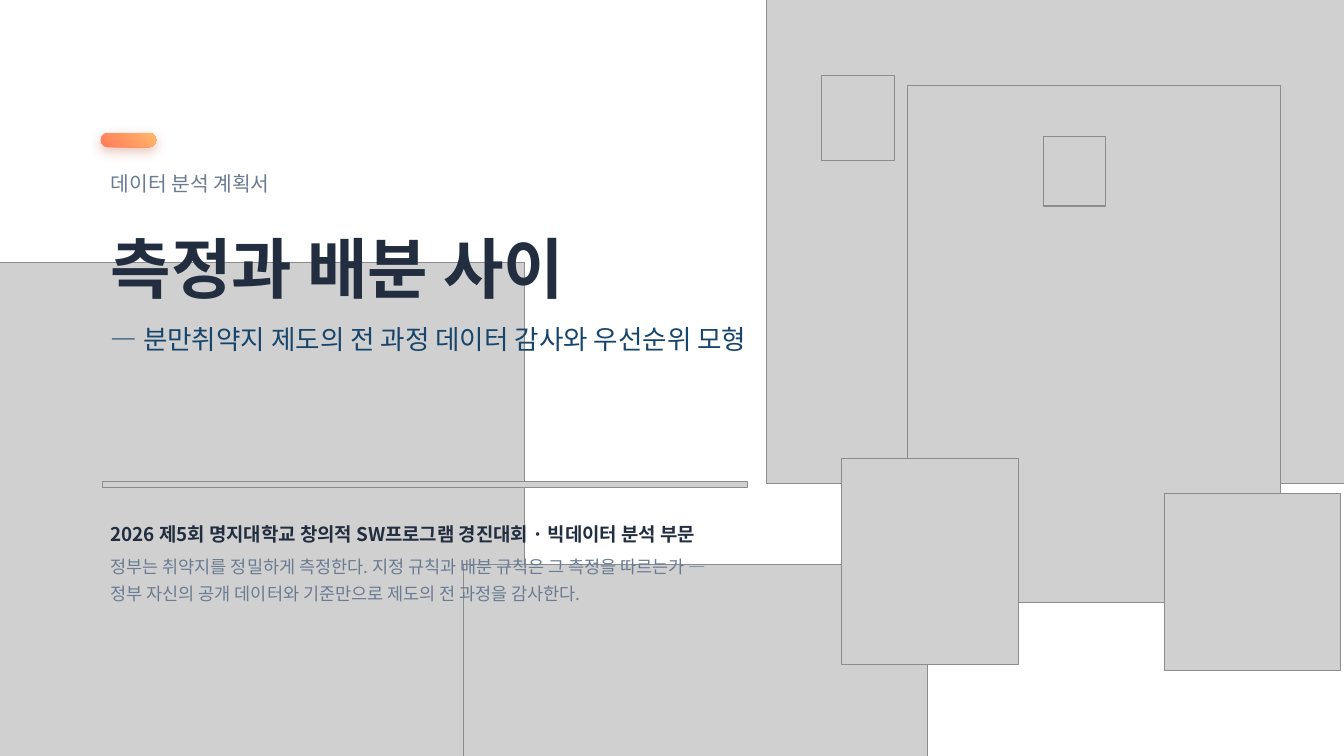
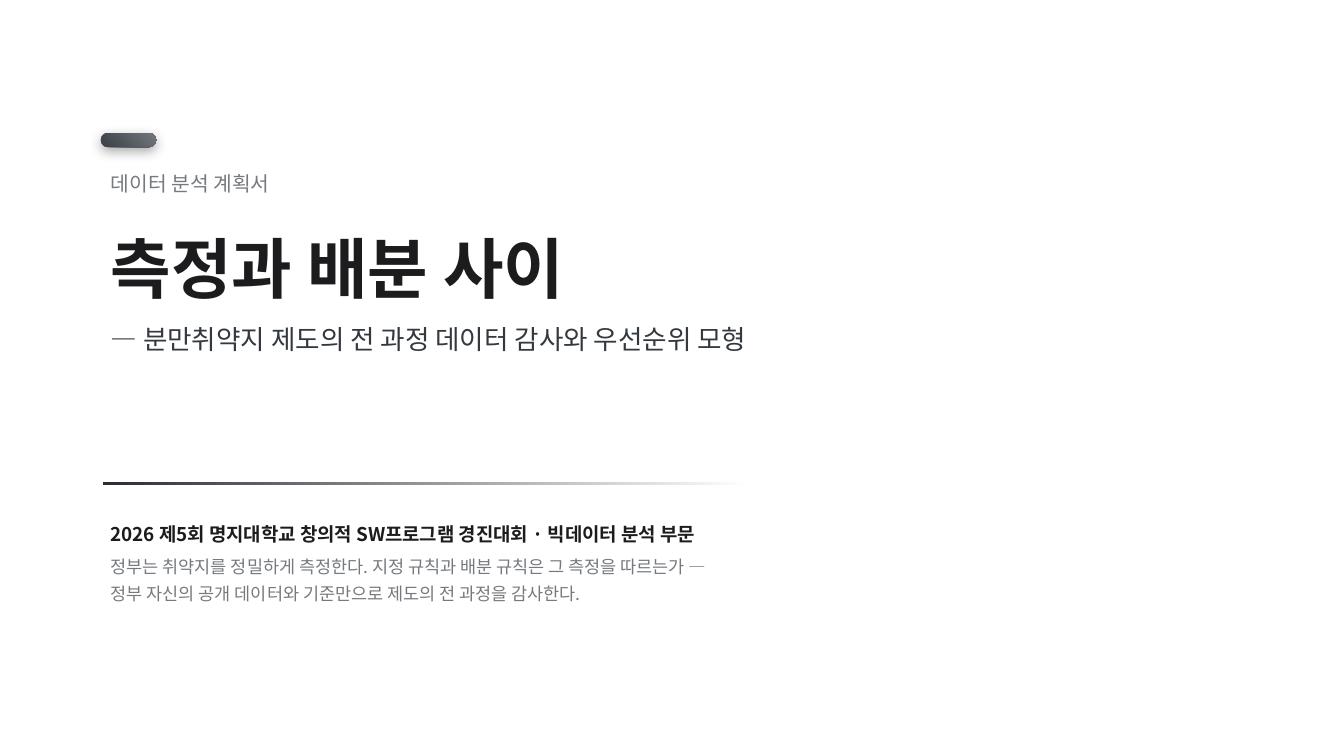
Before and after one commit to karvvan/maternity-care-policy-audit, a slide deck: slide 1 of 04_제출물/데이터분석_계획서.pptx. Drawn at 1344x756 pixels with LibreOffice and Linux fonts; fonts in the diff are those of the drawing; grey boxes stand for pictures. Boxes give left, top, right and bottom in pixels: in the first picture for what was removed or moved away, otherwise in the second. Text is boxed around its words. In the diff, an @@ line names an element or a change of style, - is before the commit and + after.

Commit message:
계획서 PPT 모노톤판으로 교체 (12장)

```diff
--- a/04_제출물/데이터분석_계획서.pptx
+++ b/04_제출물/데이터분석_계획서.pptx
@@ picture removed at (766, 0, 1344, 484) @@
@@ picture removed at (822, 76, 894, 160) @@
@@ picture removed at (907, 86, 1280, 603) @@
@@ rounded rectangle at (101, 133, 156, 147): fill gradient #FF7A59 to #FFB86B to gradient #3A3F45 to #73787E; shadow changed @@
@@ picture removed at (1044, 136, 1106, 206) @@
@@ text "데이터 분석 계획서" at (111, 174, 747, 351): text colour #6A7B92 to #767A7F in "데이터 분석 계획서"; text colour #222E40 to #1C1C1E in "측정과 배분 사이"; text colour #17456B to #33393F in "— 분만취약지 제도의 전 과정 데이터 감사와 ..." @@
@@ picture removed at (0, 262, 524, 756) @@
@@ picture removed at (842, 459, 1018, 664) @@
@@ picture removed at (103, 482, 748, 488) @@
@@ rectangle added at (103, 482, 748, 485), fill gradient #2A2E33 to #FFFFFF @@
@@ picture removed at (1165, 494, 1341, 670) @@
@@ text "2026 제5회 명지대학교 창의적 SW프로그램 ..." at (111, 525, 695, 602): text colour #222E40 to #1C1C1E in "2026 제5회 명지대학교 창의적 SW프로그램 경진대회 · ..."; text colour #6A7B92 to #767A7F in "정부는 취약지를 정밀하게 측정한다. 지정 규칙과 배분 ...", "정부 자신의 공개 데이터와 기준만으로 제도의 전 ..." @@
@@ picture removed at (464, 565, 928, 756) @@
```
Also in this commit, not shown: 11 other slides changed.
